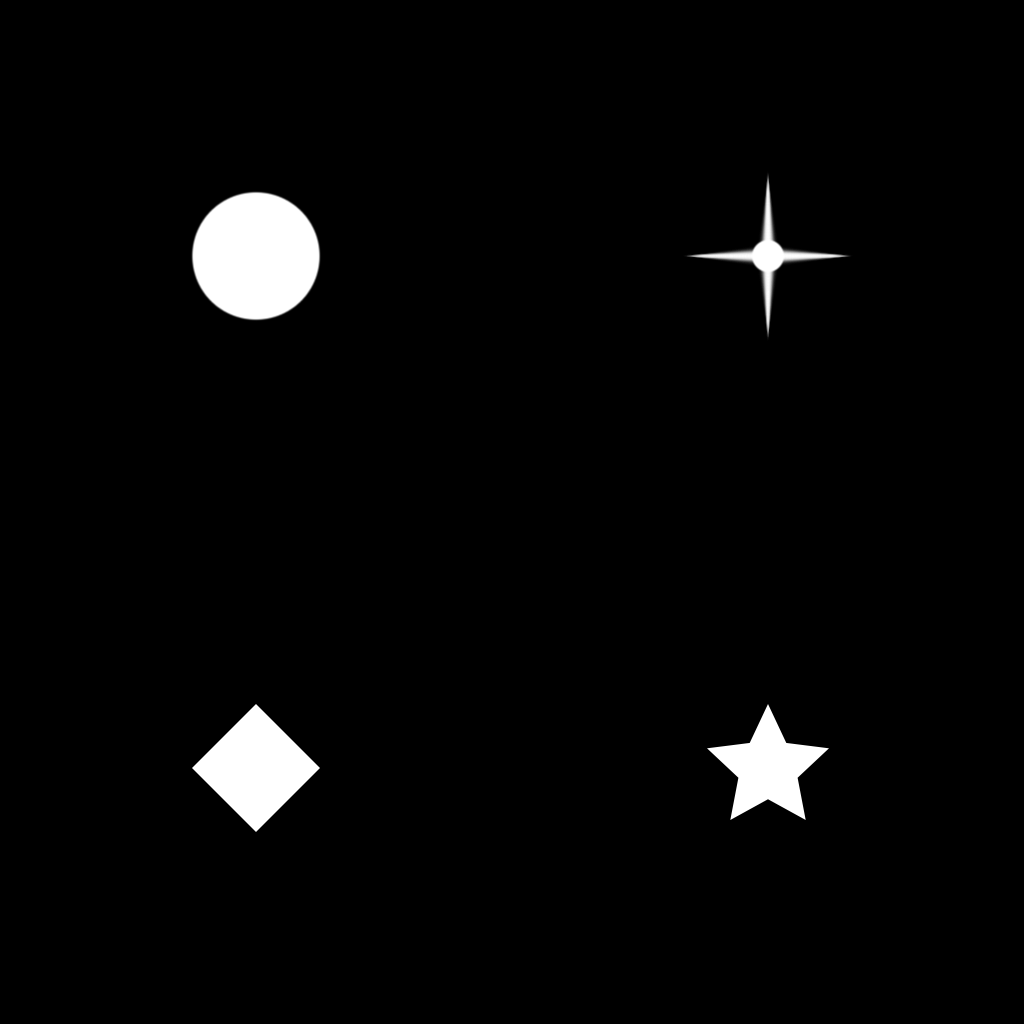
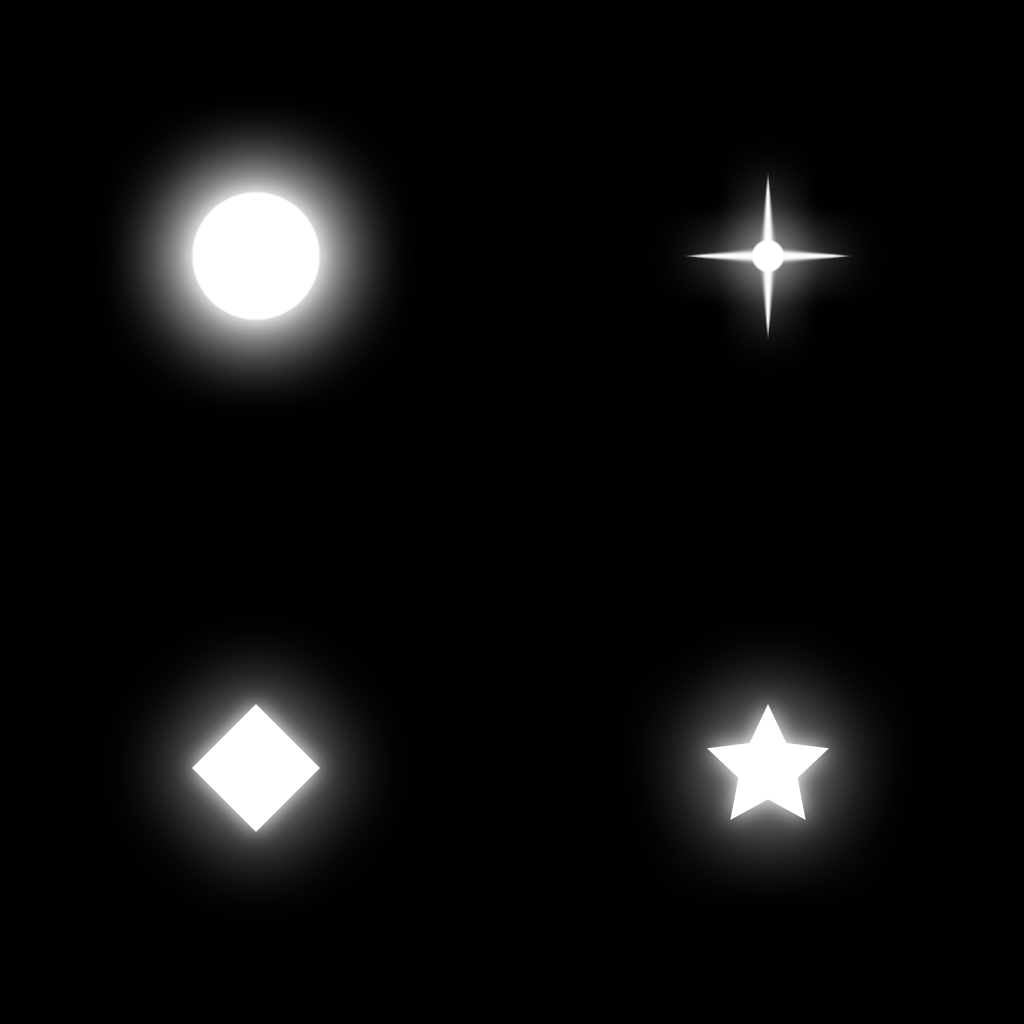
Revision of a layered w=1024, h=1024 image; what changed, layer by layer:
showed "4-glow" over [687,684,849,841]
showed "3-glow" over [170,682,342,854]
showed "1-glow" over [166,166,346,346]
